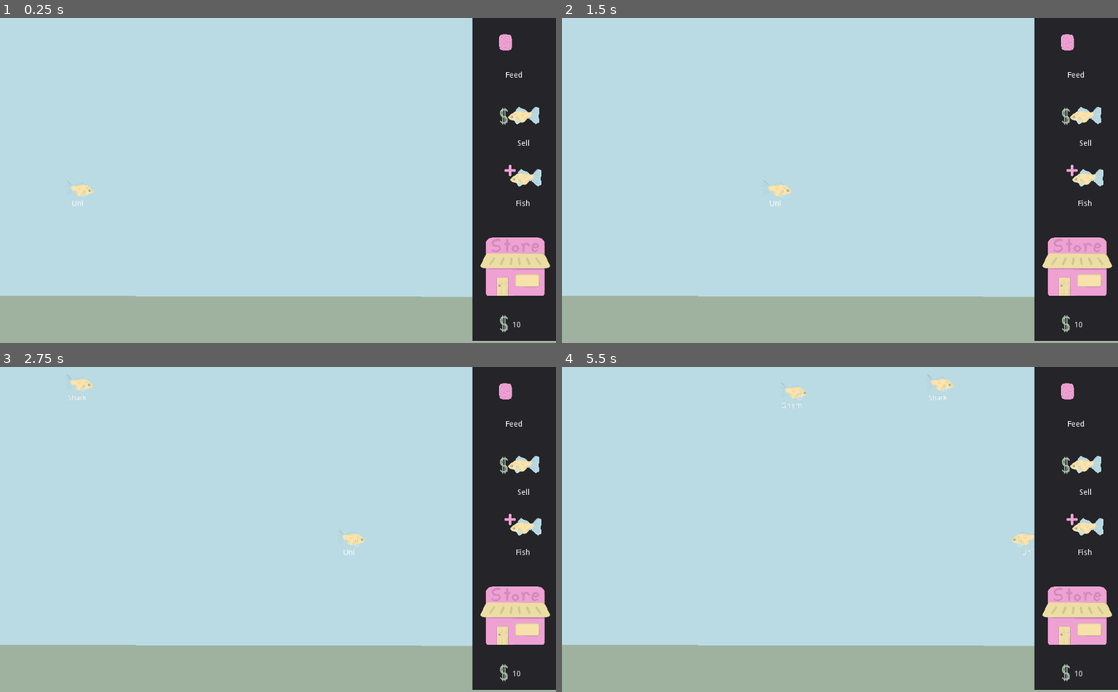
Above: before the commit, frames 1-4 (two rows, left to right).
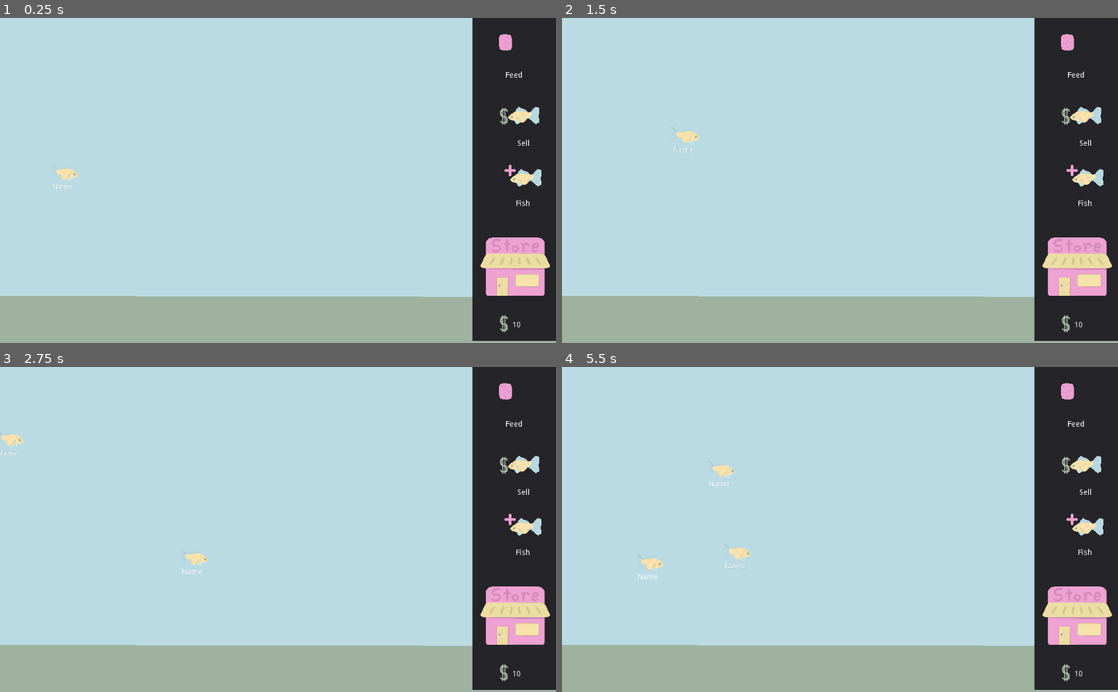
Above: after the commit, the same moments.

Repository: Struckdown/oohgamejam2020
Game: Godot game, scene res://Scenes/World.tscn
Two runs of this game, one before a commit and one after it. Both use one fixed random seed, a clock stepped at 60 frames per second and the inputs below.
Inputs:
- Up to frame 1 (0.25 s): no input
- Up to frame 2 (1.5 s): click "Feed" at 0.5 s; click "Sell" at 1.25 s
- Up to frame 3 (2.75 s): click "Fish" at 2 s
- Up to frame 4 (5.5 s): click "Feed" at 2.75 s; click "Sell" at 3.5 s; click "Fish" at 4.25 s; click "Feed" at 5 s

The runs differ from the first frame. In frame 1, 0.2% of the frame differs, in the area x 9-17%, y 46-58%; in frame 2, 0.2%; in frame 3, 0.5%; in frame 4, 0.7%, in the area x 13-85%, y 3-66%.

Commit message:
Made fish swimming more organic

Diff:
--- a/src/Scripts/Fish.gd
+++ b/src/Scripts/Fish.gd
@@ -1,7 +1,7 @@
 extends Area2D
 
-export var SPEED = 200
-export var CHASE_SPEED = 400
+export var SPEED = 150
+export var CHASE_SPEED = 300
 var screen_size
 var swim_direct_horizontal
 var chase_flag
@@ -9,17 +9,23 @@
 var chase_direction
 var fishName
 
+var rng = RandomNumberGenerator.new()
+var swim_location
+var timer = Timer.new() # Create a new Timer node
 
 # Called when the node enters the scene tree for the first time.
 func _ready():
+	rng.randomize ( )
+	timer.set_wait_time(0.1)
+	add_child(timer)# Add it to the node tree as the direct child
+	timer.start()
 	if SPEED == null:
-		SPEED = 200
+		SPEED = 150
 	swim_direct_horizontal = 1
 	screen_size = get_viewport_rect().size
+	find_swim_location()
 	chase_flag = 0
 	$AnimatedSprite.play("swim")
-	$AudioStreamPlayer2D.play()
-	$Name.text = getRandomName()
 
 
 # Called every frame. 'delta' is the elapsed time since the previous frame.
@@ -41,16 +47,17 @@
 
 func swim_passive(delta):
 	var velocity = Vector2()  # The player's movement vector.
-	velocity.x += swim_direct_horizontal
-	if velocity.length() > 0:
+	velocity += (swim_location - position)
+	if velocity.x < 2 and velocity.y < 2:
+		yield(timer, "timeout")
+		find_swim_location()
+	elif velocity.length() > 0:
 		velocity = velocity.normalized() * SPEED
 
-	$AnimatedSprite.flip_h = velocity.x > 0
-	position += velocity * delta
-	position.x = clamp(position.x, 0, screen_size.x)
-	position.y = clamp(position.y, 0, screen_size.y)
-	if position.x == 0 or position.x == screen_size.x:
-		swim_direct_horizontal = swim_direct_horizontal * -1
+		$AnimatedSprite.flip_h = velocity.x > 0
+		position += velocity * delta
+		position.x = clamp(position.x, 0, screen_size.x)
+		position.y = clamp(position.y, 0, screen_size.y)
 
 
 
@@ -84,3 +91,6 @@
 	while not file.eof_reached():
 		lines.append(file.get_line())
 	return lines
+
+func find_swim_location():
+	swim_location = Vector2(rng.randi_range(0,screen_size.x),rng.randi_range(0,screen_size.y))
